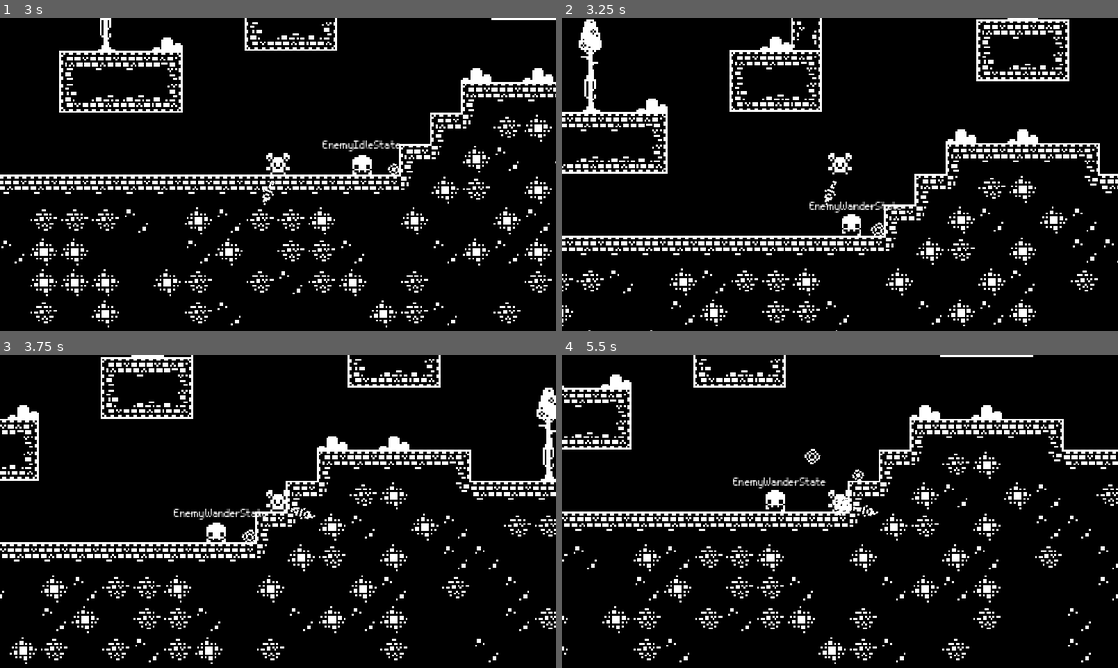
Above: before the commit, frames 1-4 (two rows, left to right).
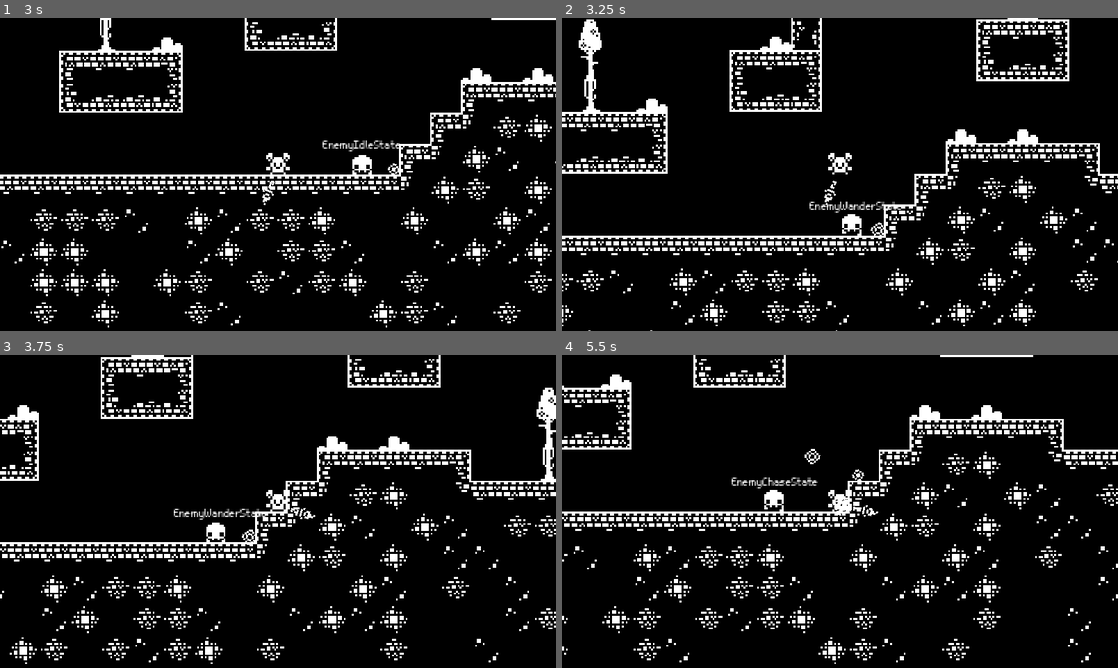
Above: after the commit, the same moments.

Repository: alpanka/1-Bit-Platformer
Game: Godot game, scene res://levels/world.tscn
Same seed, same stepped clock (60 frames per second), same inputs: the game is played once before the commit and once after it.
Inputs (mouse positions are in pixels of both pictures, inside the frame that each line leads up to):
- Up to frame 1 (3 s): tap Enter at 0.5 s; move the mouse to (400, 158) at 0.52 s; hold Right (ui_right) 0.53-2.03 s; tap Keypad Enter (attack) every 0.75 s from 0.6 to 2.85 s; tap Space (jump) at 0.77, 1.52 s; move the mouse to (166, 190) at 1.27 s; move the mouse to (333, 105) at 2.02 s; hold Left (ui_left) 2.03-2.78 s; move the mouse to (250, 237) at 2.77 s; hold Right (ui_right) from 2.78 s (still down)
- Up to frame 2 (3.25 s): keep holding Right (ui_right); tap Space (jump) at 3.02 s
- Up to frame 3 (3.75 s): keep holding Right (ui_right); move the mouse to (444, 558) at 3.52 s; tap Keypad Enter (attack) at 3.6 s
- Up to frame 4 (5.5 s): tap Space (jump) at 3.77, 4.52 s; move the mouse to (673, 464) at 4.27 s; release Right (ui_right) at 4.28 s; hold Left (ui_left) 4.28-5.03 s; tap Keypad Enter (attack) at 4.35, 5.1 s; move the mouse to (867, 511) at 5.02 s; hold Right (ui_right) from 5.03 s (still down)

Frame 1 is identical in both runs. In frame 2, less than 0.1% of the frame differs, in the area x 46-58%, y 58-70%; in frame 3, less than 0.1%; in frame 4, 0.4%, in the area x 30-48%, y 39-50%.

Commit message:
Fiddle with state and controllers
Minor adjustments on state machine and changes on hit/hurtbox.

Diff:
--- a/characters/_platformer_character_base.gd
+++ b/characters/_platformer_character_base.gd
@@ -3,7 +3,6 @@
 ##
 class_name PlatformerCharacterBase
 extends CharacterBody2D
-
 
 ## Emit direction change
 signal direction_changed(direction: Vector2)
@@ -16,21 +15,28 @@
 ## Emit state change
 #signal state_changed(old_state: STATE, new_state: STATE)
 
-var self_id: String
+@export_category("Nodes")
+@export var character_sprite: AnimatedSprite2D
+@export var state_machine: StateMachine
+@export var state_label: Label
 
-@export var character_sprite: AnimatedSprite2D
-
+@export_category("Movement Variables")
 @export var speed_init: float
 @export var current_speed: float
+@export var speed_multiplier: float
 
+@export_category("Jump Variables")
 @export var jump_force: float
 @export var can_ground_jump: bool
 @export var can_air_jump: bool
 
-
+@export_category("Health Variables")
 @export var health_init: int
 @export var current_health: int
 
+
+
+var self_id: String
 
 # Direction change setter, emitter
 var direction: Vector2:
@@ -77,6 +83,7 @@
 func initilize_stats() -> void:
 	if self_id:
 		speed_init = Stats.character_stats[self_id]["speed_init"]
+		speed_multiplier = Stats.character_stats[self_id]["speed_multiplier"]
 		jump_force = Stats.character_stats[self_id]["jump_force"]
 		can_ground_jump = Stats.character_stats[self_id]["can_ground_jump"]
 		can_air_jump = Stats.character_stats[self_id]["can_air_jump"]
--- a/characters/enemies/_platformer_enemy_base.gd
+++ b/characters/enemies/_platformer_enemy_base.gd
@@ -1,21 +1,20 @@
 class_name PlatformerEnemyBase
 extends PlatformerCharacterBase
 
-@onready var state_machine: StateMachine = $StateMachine
-@onready var state_label: Label = $StateLabel
 
 @export var player_in_range: bool
 @export var detection_length: int
 
 @export var can_attack: bool
 @export var attack_range: float
+@export var damage_amount: float
 
 @export var state_label_active: bool = true
 
 var player_node: PlayerCharacter
 
 
-func _process(delta: float) -> void:
+func _process(_delta: float) -> void:
 	_set_state_label_text()
 
 
@@ -23,8 +22,13 @@
 	super()
 	detection_length = Stats.character_stats[self_id]["detection_length"]
 	attack_range = Stats.character_stats[self_id]["attack_range"]
+	damage_amount = Stats.character_stats[self_id]["damage_amount"]
 
 	player_node = get_tree().get_first_node_in_group("Player")
+
+
+func attack():
+	pass
 
 
 func _set_state_label_text():
--- a/characters/enemies/_platformer_enemy_base.tscn
+++ b/characters/enemies/_platformer_enemy_base.tscn
@@ -1,32 +1,29 @@
-[gd_scene load_steps=20 format=3 uid="uid://ct1cbjvyu4prw"]
+[gd_scene load_steps=15 format=3 uid="uid://ct1cbjvyu4prw"]
 
 [ext_resource type="Script" path="res://characters/enemies/_platformer_enemy_base.gd" id="1_mkti6"]
 [ext_resource type="FontFile" uid="uid://sgnyjhp3i1ji" path="res://assets/fonts/m5x7.ttf" id="2_2bte3"]
 [ext_resource type="PackedScene" uid="uid://c4dhxoeil1hmd" path="res://controllers/hithurtbox/hurtbox_controller.tscn" id="2_2gdci"]
+[ext_resource type="PackedScene" uid="uid://blmc7ul71me43" path="res://controllers/hithurtbox/hitbox_controller.tscn" id="3_mo3h0"]
 [ext_resource type="Script" path="res://controllers/animation_controller.gd" id="3_sow3w"]
 [ext_resource type="PackedScene" uid="uid://b0p6kq02llw75" path="res://controllers/enemy/wandering_controller.tscn" id="3_uj1y5"]
-[ext_resource type="Script" path="res://addons/beehave/blackboard.gd" id="5_6eit0"]
 [ext_resource type="PackedScene" uid="uid://bxlaivccsrp1m" path="res://controllers/enemy/detection_controller.tscn" id="5_sqngw"]
 [ext_resource type="Script" path="res://controllers/enemy/enemy_attack_controller.gd" id="6_ehcgn"]
-[ext_resource type="Script" path="res://addons/beehave/nodes/beehave_tree.gd" id="6_iyeoj"]
-[ext_resource type="Script" path="res://addons/beehave/nodes/composites/selector_reactive.gd" id="7_cfsw8"]
-[ext_resource type="Script" path="res://addons/beehave/nodes/composites/selector.gd" id="8_3xt6x"]
-[ext_resource type="Script" path="res://addons/beehave/nodes/composites/sequence.gd" id="10_7u7kh"]
-[ext_resource type="Script" path="res://addons/beehave/nodes/leaves/condition.gd" id="10_vthhu"]
-[ext_resource type="Script" path="res://addons/beehave/nodes/decorators/succeeder.gd" id="11_841ge"]
 [ext_resource type="Script" path="res://controllers/state/state_machine.gd" id="12_332qh"]
 [ext_resource type="Script" path="res://controllers/state/enemy/enemy_idle_state.gd" id="13_ix8x4"]
 [ext_resource type="Script" path="res://controllers/state/enemy/enemy_wander_state.gd" id="16_3rrtd"]
 [ext_resource type="Script" path="res://controllers/state/enemy/enemy_chase_state.gd" id="17_7g6w7"]
+[ext_resource type="Script" path="res://controllers/state/enemy/enemy_attack_state.gd" id="19_i3cch"]
 
 [sub_resource type="LabelSettings" id="LabelSettings_1ao4x"]
 font = ExtResource("2_2bte3")
 
-[node name="PlatformerEnemyBase" type="CharacterBody2D" node_paths=PackedStringArray("character_sprite")]
+[node name="PlatformerEnemyBase" type="CharacterBody2D" node_paths=PackedStringArray("character_sprite", "state_machine", "state_label")]
 collision_layer = 16
 collision_mask = 531
 script = ExtResource("1_mkti6")
 character_sprite = NodePath("AnimatedSprite2D")
+state_machine = NodePath("StateMachine")
+state_label = NodePath("StateLabel")
 
 [node name="StateLabel" type="Label" parent="."]
 offset_left = -22.0
@@ -47,6 +44,8 @@
 
 [node name="Controllers" type="Node2D" parent="."]
 
+[node name="HitboxController" parent="Controllers" instance=ExtResource("3_mo3h0")]
+
 [node name="HurtboxController" parent="Controllers" instance=ExtResource("2_2gdci")]
 
 [node name="WanderingController" parent="Controllers" instance=ExtResource("3_uj1y5")]
@@ -60,46 +59,6 @@
 [node name="EnemyAttackController" type="Node2D" parent="Controllers"]
 script = ExtResource("6_ehcgn")
 
-[node name="Beehave_Dump" type="Node" parent="."]
-
-[node name="Blackboard" type="Node" parent="Beehave_Dump"]
-script = ExtResource("5_6eit0")
-
-[node name="BeehaveTree" type="Node" parent="Beehave_Dump" node_paths=PackedStringArray("blackboard", "actor")]
-script = ExtResource("6_iyeoj")
-blackboard = NodePath("@Node@17289")
-actor = NodePath("../Blackboard")
-
-[node name="SelectorReactive" type="Node" parent="Beehave_Dump/BeehaveTree"]
-script = ExtResource("7_cfsw8")
-
-[node name="IdleAndWander" type="Node" parent="Beehave_Dump/BeehaveTree/SelectorReactive"]
-script = ExtResource("8_3xt6x")
-
-[node name="Idling" type="Node" parent="Beehave_Dump/BeehaveTree/SelectorReactive/IdleAndWander"]
-script = ExtResource("10_7u7kh")
-
-[node name="Wandering" type="Node" parent="Beehave_Dump/BeehaveTree/SelectorReactive/IdleAndWander"]
-script = ExtResource("10_7u7kh")
-
-[node name="ChaseAndAttack" type="Node" parent="Beehave_Dump/BeehaveTree/SelectorReactive"]
-script = ExtResource("10_7u7kh")
-
-[node name="GetPlayer" type="Node" parent="Beehave_Dump/BeehaveTree/SelectorReactive/ChaseAndAttack"]
-script = ExtResource("10_vthhu")
-
-[node name="AlwaysSucceed" type="Node" parent="Beehave_Dump/BeehaveTree/SelectorReactive/ChaseAndAttack"]
-script = ExtResource("11_841ge")
-
-[node name="Selector" type="Node" parent="Beehave_Dump/BeehaveTree/SelectorReactive/ChaseAndAttack/AlwaysSucceed"]
-script = ExtResource("8_3xt6x")
-
-[node name="InRange" type="Node" parent="Beehave_Dump/BeehaveTree/SelectorReactive/ChaseAndAttack/AlwaysSucceed/Selector"]
-script = ExtResource("10_7u7kh")
-
-[node name="Chase" type="Node" parent="Beehave_Dump/BeehaveTree/SelectorReactive/ChaseAndAttack/AlwaysSucceed/Selector"]
-script = ExtResource("10_7u7kh")
-
 [node name="StateMachine" type="Node" parent="." node_paths=PackedStringArray("initial_state")]
 script = ExtResource("12_332qh")
 initial_state = NodePath("EnemyIdleState")
@@ -112,3 +71,6 @@
 
 [node name="EnemyChaseState" type="Node" parent="StateMachine"]
 script = ExtResource("17_7g6w7")
+
+[node name="EnemyAttackState" type="Node" parent="StateMachine"]
+script = ExtResource("19_i3cch")
--- a/characters/enemies/enemy_invader.tscn
+++ b/characters/enemies/enemy_invader.tscn
@@ -10,14 +10,11 @@
 [node name="EnemyInvader" instance=ExtResource("1_gwy1k")]
 script = ExtResource("2_hu5g1")
 
-[node name="AnimatedSprite2D" parent="." index="0"]
+[node name="AnimatedSprite2D" parent="." index="1"]
 sprite_frames = ExtResource("2_2ypwj")
 animation = &"idle"
 autoplay = "idle"
 
-[node name="CollisionShape2D" parent="." index="1"]
+[node name="CollisionShape2D" parent="." index="2"]
 position = Vector2(0, -5)
 shape = SubResource("CircleShape2D_xrx5y")
-
-[node name="BeehaveTree" parent="Beehave_Dump" index="1" node_paths=PackedStringArray("blackboard")]
-blackboard = NodePath("@Node@32908")
--- a/characters/player/player.tscn
+++ b/characters/player/player.tscn
@@ -30,6 +30,8 @@
 
 [node name="Controllers" type="Node2D" parent="."]
 
+[node name="HurtboxController" parent="Controllers" instance=ExtResource("6_xjwpo")]
+
 [node name="InputController" type="Node" parent="Controllers" node_paths=PackedStringArray("player", "shooter_controller")]
 script = ExtResource("5_e3qmu")
 player = NodePath("../..")
@@ -42,5 +44,3 @@
 [node name="ShooterController" parent="Controllers" node_paths=PackedStringArray("character") instance=ExtResource("5_kgl0d")]
 position = Vector2(0, -3)
 character = NodePath("../..")
-
-[node name="HurtboxController" parent="Controllers" instance=ExtResource("6_xjwpo")]
--- a/controllers/enemy/detection_controller.gd
+++ b/controllers/enemy/detection_controller.gd
@@ -14,7 +14,7 @@
 	_update_detection_length()
 
 
-func _physics_process(delta: float) -> void:
+func _physics_process(_delta: float) -> void:
 	_detection_checker()
 
 
--- a/controllers/enemy/enemy_attack_controller.gd
+++ b/controllers/enemy/enemy_attack_controller.gd
@@ -12,7 +12,7 @@
 	attack_range = Stats.character_stats[character.self_id]["attack_range"]
 
 
-func _process(delta: float) -> void:
+func _process(_delta: float) -> void:
 	_in_attack_range_checker()
 
 
--- a/controllers/enemy/wandering_controller.gd
+++ b/controllers/enemy/wandering_controller.gd
@@ -25,7 +25,7 @@
 	character.direction = [LEFT, RIGHT].pick_random()
 
 
-func _process(delta: float) -> void:
+func _process(_delta: float) -> void:
 	_collision_checker()
 
 
--- a/controllers/hithurtbox/_box_controller_base.gd
+++ b/controllers/hithurtbox/_box_controller_base.gd
@@ -11,7 +11,7 @@
 @export var cooled_down: bool = true
 
 var collision_area: CollisionShape2D
-
+var owner_node: Node2D = get_owner()
 
 ## Copy character's collision shape details.
 ## Apply them to Controller area shape.
@@ -19,7 +19,7 @@
 	# Find parent's collision shape
 	for child in get_owner().get_children():
 		if child is CollisionShape2D:
-			print("Shape set for ", child.name)
+			push_warning("Shape set for ", child.name)
 			collision_area = child
 
 	# Apply gotten shape properties to hurtbox
--- a/controllers/hithurtbox/_box_controller_base.tscn
+++ b/controllers/hithurtbox/_box_controller_base.tscn
@@ -8,6 +8,5 @@
 [node name="HurtboxArea2D" type="CollisionShape2D" parent="."]
 
 [node name="CooldownTimer" type="Timer" parent="."]
-wait_time = 0.5
 
 [connection signal="timeout" from="CooldownTimer" to="." method="_on_cooldown_timer_timeout"]
--- a/controllers/hithurtbox/hitbox_controller.gd
+++ b/controllers/hithurtbox/hitbox_controller.gd
@@ -4,6 +4,20 @@
 class_name HitboxController
 extends BoxControllerBase
 
+var owner_type: String
 
 func _ready() -> void:
 	controller_area_init()
+	_check_owner_type()
+
+
+	self.emit_signal("area_entered")
+
+
+func _update_controller_area():
+	pass
+
+
+func _check_owner_type():
+	if owner_node is PlatformerCharacterBase:
+		owner_type = "PlatformerCharacter"
--- a/controllers/hithurtbox/hurtbox_controller.gd
+++ b/controllers/hithurtbox/hurtbox_controller.gd
@@ -7,6 +7,7 @@
 
 func _ready() -> void:
 	controller_area_init()
+	cooldown_timer.wait_time = 0.6
 
 
 func got_hit(_damage_amount: int) -> void:
--- /dev/null
+++ b/controllers/state/enemy/enemy_attack_state.gd
@@ -0,0 +1,11 @@
+# Base enemy attack state
+class_name EnemyAttackState
+extends State
+
+
+func update_process(_delta):
+	pass
+	#if actor.can_attack():
+		#actor.attack()
+	#else:
+		#state_switched.emit(self, "EnemyChaseState")
--- a/controllers/state/enemy/enemy_chase_state.gd
+++ b/controllers/state/enemy/enemy_chase_state.gd
@@ -1,3 +1,18 @@
 # Base enemy chase state
 class_name EnemyChaseState
-extends Node
+extends State
+
+
+func state_enter():
+	actor.current_speed = actor.current_speed * actor.speed_multiplier
+
+
+func state_exit():
+	actor.current_speed = actor.speed_init
+
+
+func update_process(_delta):
+	if actor.player_in_range == false:
+		state_switched.emit(self, "EnemyWanderState")
+	if actor.can_attack == true:
+		state_switched.emit(self, "EnemyAttackState")
--- a/controllers/state/enemy/enemy_idle_state.gd
+++ b/controllers/state/enemy/enemy_idle_state.gd
@@ -12,12 +12,12 @@
 	actor.character_sprite.play("idle")
 
 
-func update_process(delta):
-	actor.current_speed = 0
+func state_exit():
+	actor.current_speed = actor.speed_init
 
 
-func state_exit():
-	actor.current_speed = actor.speed_init
+func update_process(_delta):
+	actor.current_speed = 0
 
 
 func _set_idle_timer():
--- a/controllers/state/enemy/enemy_wander_state.gd
+++ b/controllers/state/enemy/enemy_wander_state.gd
@@ -8,6 +8,6 @@
 	actor.current_speed = actor.speed_init
 
 
-func update_process(delta):
+func update_process(_delta):
 	if actor.player_in_range:
 		state_switched.emit(self, "EnemyChaseState")
--- a/controllers/state/state.gd
+++ b/controllers/state/state.gd
@@ -18,9 +18,9 @@
 	pass
 
 
-func update_process(delta) -> void:
+func update_process(_delta) -> void:
 	pass
 
 
-func update_physics(delta) -> void:
+func update_physics(_delta) -> void:
 	pass
--- a/globals/Stats.gd
+++ b/globals/Stats.gd
@@ -8,6 +8,7 @@
 var character_stats: Dictionary = {
 	"player" = {
 		"speed_init": 160,
+		"speed_multiplier": 1.8,
 		"jump_force": 260,
 		"can_ground_jump": true,
 		"can_air_jump": true,
@@ -15,12 +16,14 @@
 	},
 	"enemy_invader" = {
 		"speed_init": 10.0,
+		"speed_multiplier": 1.2,
 		"jump_force": 0.0,
 		"can_ground_jump": false,
 		"can_air_jump": false,
 		"health_init": 50,
 		"detection_length": 50,
-		"attack_range": 20.0
+		"attack_range": 20.0,
+		"damage_amount": 20
 	}
 }
 
--- a/weapons/projectiles/_projectile_base_scene.gd
+++ b/weapons/projectiles/_projectile_base_scene.gd
@@ -4,7 +4,7 @@
 
 var self_id: String
 
-@export var damage_amount: int
+@export var damage_amount: float
 @export var initial_velocity: float
 @export var magazine_count: int
 
@@ -15,7 +15,7 @@
 
 func _ready() -> void:
 	initilize_stats()
-	hitbox_controller.connect("area_entered", _on_hitbox_controller_area_entered)
+	hitbox_controller.connect("area_entered", _on_hitbox_area_entered)
 
 
 func initilize_stats() -> void:
@@ -28,6 +28,6 @@
 	linear_velocity = _launch_direction * initial_velocity
 
 
-func _on_hitbox_controller_area_entered(area: Area2D) -> void:
+func _on_hitbox_area_entered(area: Area2D) -> void:
 	if area is HurtboxController:
 		area.got_hit(damage_amount)
